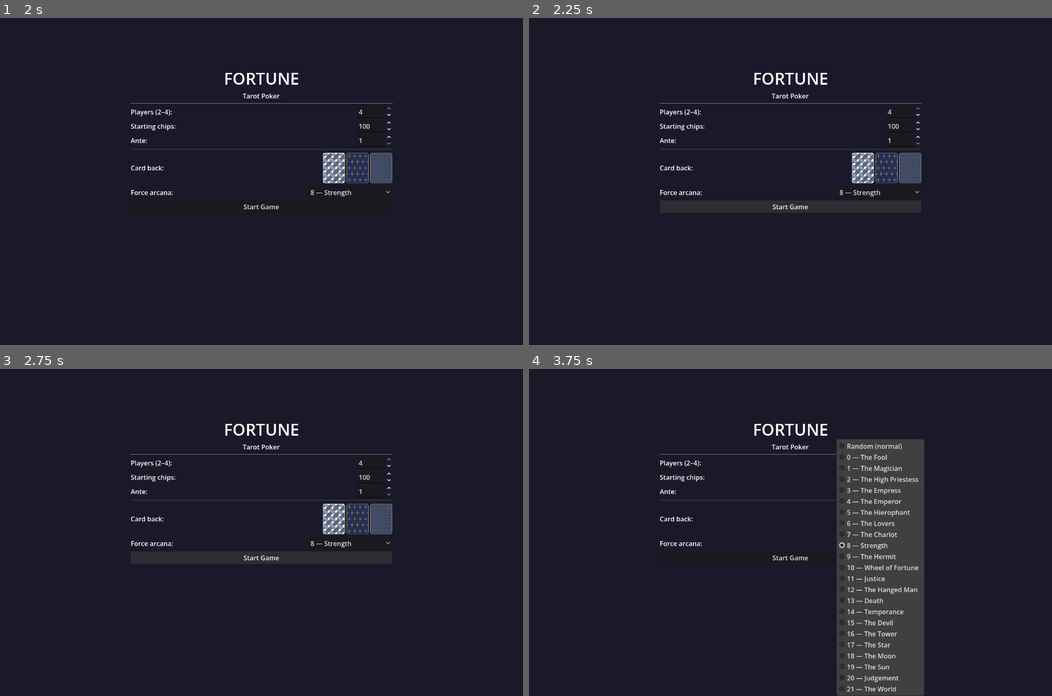
Above: before the commit, frames 1-4 (two rows, left to right).
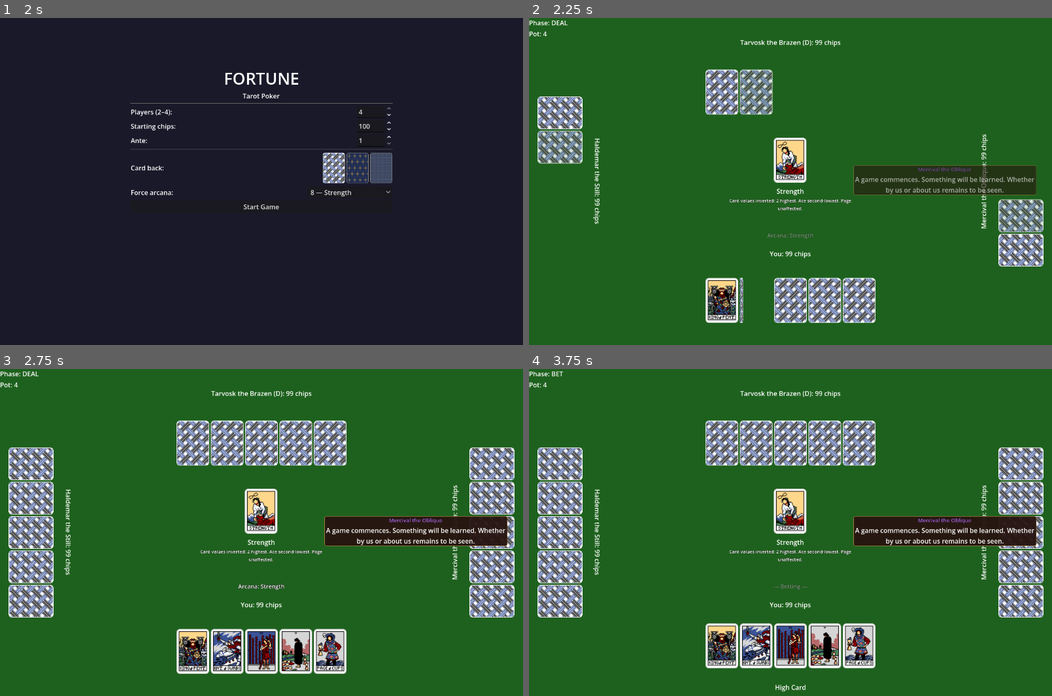
Above: after the commit, the same moments.

Repository: zenOfBass/Fortune
Game: Godot game, scene res://scenes/main_menu.tscn
Two runs of this game, one before a commit and one after it. Both use one fixed random seed, a clock stepped at 60 frames per second and the inputs below.
Inputs (mouse positions are in pixels of both pictures, inside the frame that each line leads up to):
- Up to frame 1 (2 s): click "Random (normal)" at 0.5 s; click "Random (normal)" at 1.25 s
- Up to frame 2 (2.25 s): click "Start Game" at 2 s
- Up to frame 3 (2.75 s): no input
- Up to frame 4 (3.75 s): click (790, 558) at 2.75 s, where only the run before the commit has a clickable "Start Game"; click (879, 542) at 3.5 s, where only the run before the commit has a clickable "8 — Strength"

Frame 1 is identical in both runs. In frame 2, 99% of the frame differs, in the area x 0-100%, y 0-100%; in frame 3, 98%; in frame 4, 98%.
Error before the commit: Parse Error: Cannot infer the type of "excess" variable because the value doesn't have a set type. (res://scripts/game_manager.gd:326)

Commit message:
Minor adjustments to dialouge system for syntax

Diff:
--- a/assets/dialogue/haldemar.json
+++ b/assets/dialogue/haldemar.json
@@ -118,15 +118,15 @@
   "player_won_round": [
     "You won. Noted.",
     "Expected. This round.",
-    "The hand was {hand_name}. Sufficient to win. Barely, perhaps.",
+    "My hand: {hand_name}. Sufficient to win. Barely, perhaps.",
     "Your {hand_name} prevailed. I will adjust my model.",
     "Victory with {hand_name}. I had calculated a different outcome. The calculation was wrong."
   ],
   "ai_won_round": [
     "Sufficient.",
     "The outcome was determined some time ago.",
-    "{hand_name}. It was always going to be enough.",
-    "I held {hand_name}. The rest was waiting for you to realize.",
+    "My {hand_name}. It was always going to be enough.",
+    "My {hand_name}. The rest was waiting for you to realize.",
     "Victory. My {hand_name} exceeded expectations. Modestly."
   ],
   "player_folded": [
@@ -153,7 +153,7 @@
   ],
   "strong_hand_shown": [
     "{player_name} has {hand_name}. The probability was low. And yet.",
-    "{hand_name}. Impressive. I had assigned that outcome a 2% likelihood.",
+    "A {hand_name}. Impressive. I had assigned that outcome a 2% likelihood.",
     "A {hand_name} from {player_name}. My model requires updating.",
     "That is a {hand_name}. I do not say this often: well played."
   ],
--- a/assets/dialogue/mercival.json
+++ b/assets/dialogue/mercival.json
@@ -155,7 +155,7 @@
     "{player_name} reveals {hand_name}. The cards have been keeping secrets again.",
     "A {hand_name} from {player_name}. Some hands announce themselves. This one declaims.",
     "That is a {hand_name}. Probability suggests this should not have happened. Probability is often wrong about people.",
-    "{hand_name}. {player_name} held that the entire time. What else are we all holding that no one knows about?"
+    "A {hand_name}. {player_name} held that the entire time. What else are we all holding that no one knows about?"
   ],
   "five_of_a_kind_shown": [
     "Five of a kind. The Page has favorites. I have long suspected this.",
--- a/assets/dialogue/tarvosk.json
+++ b/assets/dialogue/tarvosk.json
@@ -127,9 +127,9 @@
   "ai_won_round": [
     "As expected. Shall we discuss your folding strategy?",
     "Magnificent. I accept my victory with appropriate humility. Which is to say, none.",
-    "{hand_name}! I could have won with less, but I prefer to win with more.",
+    "A {hand_name}! I could have won with less, but I prefer to win with more.",
     "You see that {hand_name}? That is what conviction looks like.",
-    "I held {hand_name} and you held... something else. The universe is just."
+    "Mine was {hand_name}, yours was something else. The universe is just."
   ],
   "player_folded": [
       "Wise. The brazen know when to retreat. You are learning.",
--- a/scripts/dialogue_manager.gd
+++ b/scripts/dialogue_manager.gd
@@ -114,7 +114,13 @@
 	if recent.size() > _RECENT_MEMORY:
 		recent.pop_front()
 	_cooldowns[speaker_idx][trigger_id] = _COOLDOWN_ROUNDS
-	var formatted := line.format(context) if not context.is_empty() else line
+	var ctx := context.duplicate()
+	if ctx.has("hand_name") and ctx["hand_name"] is String:
+		var hn: String = ctx["hand_name"].to_lower()
+		if hn == "one pair":
+			hn = "pair"
+		ctx["hand_name"] = hn
+	var formatted := line.format(ctx) if not ctx.is_empty() else line
 	dialogue_line.emit(speaker_idx, GameManager._pname(speaker_idx), formatted)
 	if trigger_id == "tarvosk_bluffing":
 		_tarvosk_bluff_announced = true
--- a/scripts/game_manager.gd
+++ b/scripts/game_manager.gd
@@ -318,12 +318,12 @@
 	# uncallable excess — it has no one to win against.
 	var overbet_refund := false
 	for pidx in active_players:
-		var own := contributed.get(pidx, 0)
-		var others_max := 0
+		var own: int = contributed.get(pidx, 0)
+		var others_max: int = 0
 		for other in active_players:
 			if other != pidx:
-				others_max = max(others_max, contributed.get(other, 0))
-		var excess := own - others_max
+				others_max = max(others_max, int(contributed.get(other, 0)))
+		var excess: int = own - others_max
 		if excess > 0:
 			players[pidx].receive_chips(excess)
 			pot -= excess
